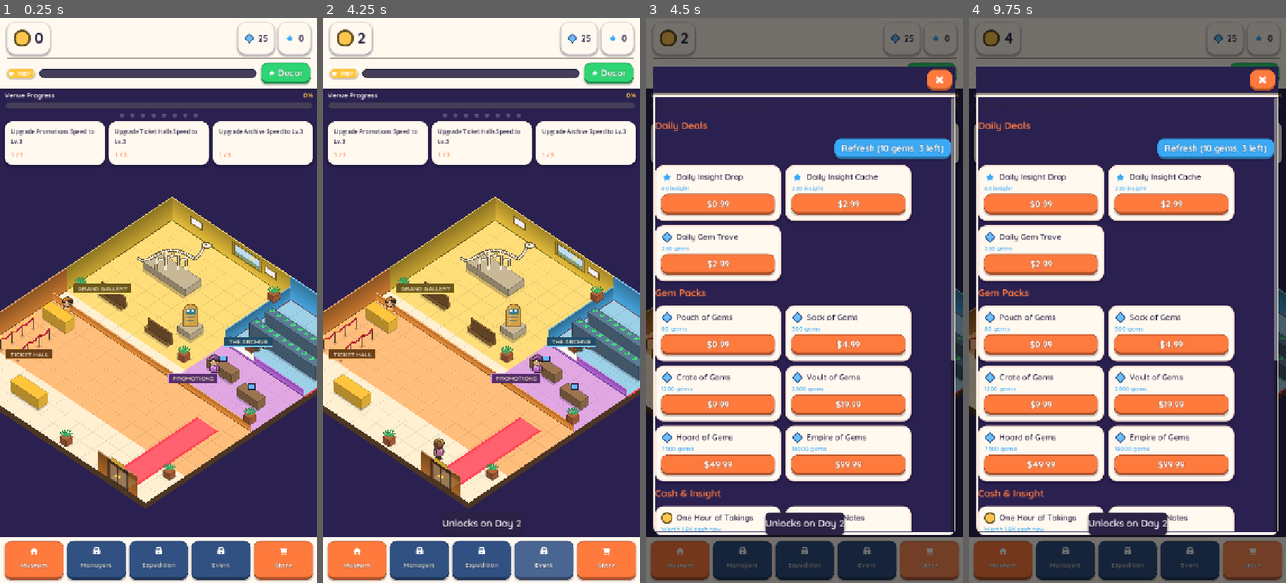
Above: before the commit, frames 1-4 (left to right).
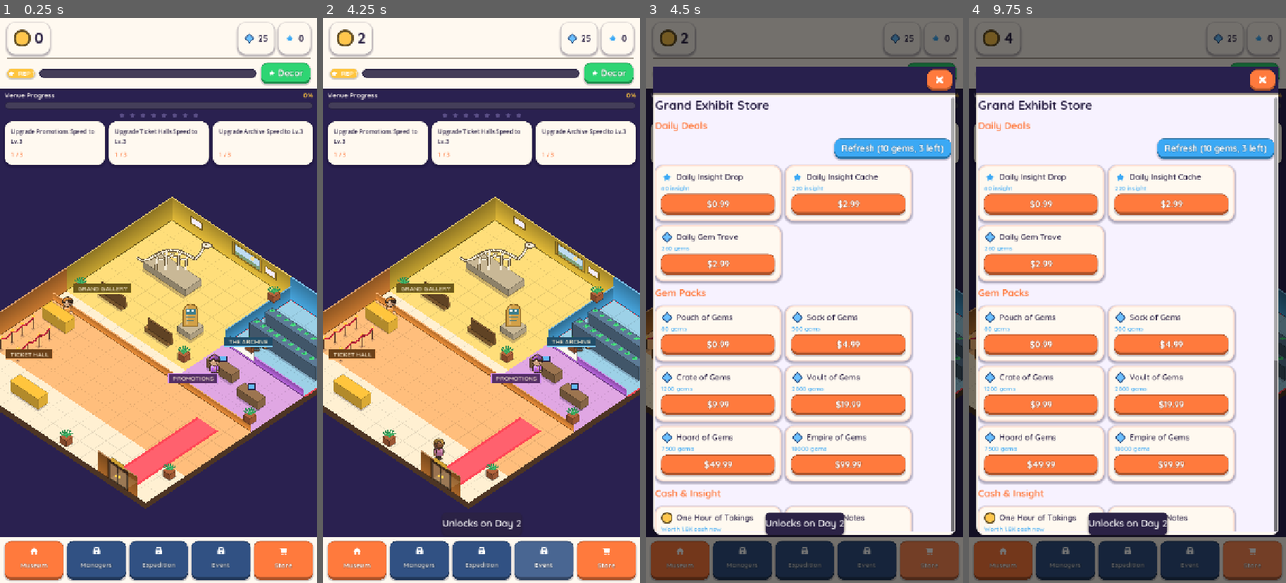
Above: after the commit, the same moments.

Repository: bustillodaniel97-code/grand_exhibit_new
Game: Godot game, scene res://scenes/main.tscn
Two runs of this game, one before a commit and one after it. Both use one fixed random seed, a clock stepped at 60 frames per second and the inputs below.
Inputs (mouse positions are in pixels of both pictures, inside the frame that each line leads up to):
- Up to frame 1 (0.25 s): no input
- Up to frame 2 (4.25 s): click "Decor" at 0.5 s; click "Museum" at 1.25 s; click "Managers" at 2 s; click "Expedition" at 2.75 s; click "Event" at 3.5 s
- Up to frame 3 (4.5 s): click "Store" at 4.25 s
- Up to frame 4 (9.75 s): click (1260, 80) at 5 s; click "Decor" at 5.75 s; click "Museum" at 6.5 s; click "Managers" at 7.25 s; click "Expedition" at 8 s; click "Event" at 8.75 s; click "Store" at 9.5 s

Frames 1-2 are identical in both runs. In frame 3, 33% of the frame differs, in the area x 2-98%, y 14-91%; in frame 4, 33%.

Commit message:
Fix dark-on-dark popup screens; make the shot harness able to drive taps
Every popup screen (store, managers, lootbox, prestige, decor, inspection,
expedition) painted UI.BG as its own page background and then drew INK body text
on it. That was harmless while BG was cream, but the repaint made BG deep indigo
and left all seven screens dark-on-dark — the Inspection Frenzy screen was
effectively unreadable. BG is the app shell behind the world; a popup's page is a
different surface. Added UI.SURFACE for it and repointed all seven.

tools/shot.gd:
- days=N backdates first launch, so day-gated content (Inspection Frenzy) can be
  reached from the harness at all.
- Taps are now staged: open at `warm`, tap at warm+SETTLE, capture at
  warm+2*SETTLE. Firing the tap in the same frame as the open hit a zero-size
  rect, which read as "the button does nothing" when the button was fine.

21/21 suites green on Godot 4.4.1.

Co-Authored-By: Claude Opus 5 (1M context) <noreply@anthropic.com>
Claude-Session: https://claude.ai/code/session_01UyeeKMmwJrbSZ864PzNBJv

Diff:
--- a/scenes/events/expedition_screen.gd
+++ b/scenes/events/expedition_screen.gd
@@ -10,7 +10,9 @@
 
 # Palette from ui_kit; these were private copies of the retired muted scheme.
 const UI := preload("res://scripts/ui/ui_kit.gd")
-const BG := UI.BG
+# This screen is popup CONTENT, so its page is a light surface, not the
+# deep app shell — it draws INK body text directly on it.
+const BG := UI.SURFACE
 const INK := UI.INK
 const PANEL := UI.PANEL
 const ACCENT := UI.ACCENT
--- a/scenes/events/inspection_screen.gd
+++ b/scenes/events/inspection_screen.gd
@@ -9,7 +9,9 @@
 
 # Palette from ui_kit; these were private copies of the retired muted scheme.
 const UI := preload("res://scripts/ui/ui_kit.gd")
-const BG := UI.BG
+# This screen is popup CONTENT, so its page is a light surface, not the
+# deep app shell — it draws INK body text directly on it.
+const BG := UI.SURFACE
 const INK := UI.INK
 const PANEL := UI.PANEL
 const ACCENT := UI.ACCENT
--- a/scenes/managers/lootbox_screen.gd
+++ b/scenes/managers/lootbox_screen.gd
@@ -6,7 +6,9 @@
 const LootboxSystem := preload("res://scripts/managers/lootbox_system.gd")
 const UI := preload("res://scripts/ui/ui_kit.gd")
 
-const BG := UI.BG
+# This screen is popup CONTENT, so its page is a light surface, not the
+# deep app shell — it draws INK body text directly on it.
+const BG := UI.SURFACE
 const INK := UI.INK
 const PANEL := UI.PANEL
 const ACCENT := UI.ACCENT
--- a/scenes/managers/managers_screen.gd
+++ b/scenes/managers/managers_screen.gd
@@ -5,7 +5,9 @@
 const ManagerSystem := preload("res://scripts/managers/manager_system.gd")
 const UI := preload("res://scripts/ui/ui_kit.gd")
 
-const BG := UI.BG
+# This screen is popup CONTENT, so its page is a light surface, not the
+# deep app shell — it draws INK body text directly on it.
+const BG := UI.SURFACE
 const INK := UI.INK
 const PANEL := UI.PANEL
 const ACCENT := UI.ACCENT
--- a/scenes/meta/decor_screen.gd
+++ b/scenes/meta/decor_screen.gd
@@ -6,7 +6,9 @@
 const UI = preload("res://scripts/ui/ui_kit.gd")
 
 # Palette aliases (ui_kit is the single source — SPEC §2).
-const BG := UI.BG
+# This screen is popup CONTENT, so its page is a light surface, not the
+# deep app shell — it draws INK body text directly on it.
+const BG := UI.SURFACE
 const INK := UI.INK
 const PANEL := UI.PANEL
 const ACCENT := UI.ACCENT
--- a/scenes/meta/prestige_screen.gd
+++ b/scenes/meta/prestige_screen.gd
@@ -7,7 +7,9 @@
 const UI = preload("res://scripts/ui/ui_kit.gd")
 
 # Palette aliases (ui_kit is the single source — SPEC §2).
-const BG := UI.BG
+# This screen is popup CONTENT, so its page is a light surface, not the
+# deep app shell — it draws INK body text directly on it.
+const BG := UI.SURFACE
 const INK := UI.INK
 const PANEL := UI.PANEL
 const ACCENT := UI.ACCENT
--- a/scenes/store/store_screen.gd
+++ b/scenes/store/store_screen.gd
@@ -15,7 +15,9 @@
 const UI := preload("res://scripts/ui/ui_kit.gd")
 
 # Palette aliases (ui_kit is the single source — SPEC §2).
-const BG := UI.BG
+# This screen is popup CONTENT, so its page is a light surface, not the
+# deep app shell — it draws INK body text directly on it.
+const BG := UI.SURFACE
 const INK := UI.INK
 const PANEL := UI.PANEL
 const ACCENT := UI.ACCENT
--- a/scripts/ui/ui_kit.gd
+++ b/scripts/ui/ui_kit.gd
@@ -18,6 +18,11 @@
 const INK := Color("#2B2245")       # body text on light cards
 const PANEL := Color("#FFF9F0")     # card surface
 const PANEL_SOFT := Color("#F3ECFF")# secondary surface, faint violet cast
+## Page background INSIDE a popup card. Distinct from BG on purpose: BG is the
+## app shell behind the world and is deep indigo, while a popup's own page must
+## stay light because every screen draws INK-coloured body text on it. Pointing
+## screens at BG made all seven of them dark-on-dark after the repaint.
+const SURFACE := Color("#F7F2FF")
 const ACCENT := Color("#FF7A3D")    # vivid orange — primary action
 const BRASS := Color("#FFC53D")     # bright gold — currency, rewards
 const SAGE := Color("#2ED573")      # vivid green — confirm, income
--- a/tools/shot.gd
+++ b/tools/shot.gd
@@ -13,6 +13,7 @@
 ##   cash=FLOAT      grant cash before warm-up (accepts 1e9 notation)
 ##   gems=INT        grant gems
 ##   levels=INT      buy this many upgrade levels per dept track before warm-up
+##   days=INT        backdate first launch N days, to unlock day-gated features
 ##   open=RES_PATH   open a popup screen after warm-up
 ##   tap=X,Y         click at design-space (720x1280) coords after warm-up
 
@@ -24,6 +25,7 @@
 var _shots: Array = []          # [{t: float, path: String}]
 var _t := 0.0
 var _fired := false
+var _tapped := false
 var _done := false
 var _vp: SubViewport = null
 
@@ -64,6 +66,9 @@
 		gs.add_cash(BigNumber.from_float(float(_args["cash"])))
 	if _args.has("gems"):
 		gs.gems += int(_args["gems"])
+	# Backdate first launch so day-gated features (Inspection Frenzy) unlock.
+	if _args.has("days"):
+		gs.first_launch_unix -= int(_args["days"]) * 86400
 	var lv := int(_args.get("levels", "0"))
 	if lv > 0:
 		var venue: String = gs.current_venue
@@ -81,14 +86,20 @@
 		return true
 	if _t < float(_shots[0]["t"]):
 		return false
-	# Interactions fire once at `warm`, then everything gets SETTLE seconds to
-	# finish animating — popups now open on a tween, so capturing on the next
-	# frame caught them half-transparent.
+	# Three staged beats, because doing them in one frame does not work:
+	#   warm            -> open the popup
+	#   warm + SETTLE   -> deliver the tap (the screen has laid out by now; tapping
+	#                      in the open frame hits a zero-size rect and does nothing)
+	#   warm + 2*SETTLE -> capture (open/close tweens have finished)
 	if not _fired:
 		_fired = true
-		_fire_interactions()
+		_fire_open()
 		for s in _shots:
-			s["t"] = float(s["t"]) + SETTLE
+			s["t"] = float(s["t"]) + SETTLE * 2.0
+		return false
+	if not _tapped and _t >= float(_shots[0]["t"]) - SETTLE:
+		_tapped = true
+		_fire_tap()
 		return false
 	var next: Dictionary = _shots.pop_front()
 	_capture(String(next["path"]))
@@ -98,13 +109,16 @@
 	return false
 
 
-func _fire_interactions() -> void:
+func _fire_open() -> void:
 	var Popups: GDScript = load("res://scripts/ui/popup_manager.gd")
 	if bool(int(_args.get("clear", "1"))):
 		for _i in 4:
 			Popups.close_top()
 	if _args.has("open"):
 		Popups.open(String(_args["open"]), {})
+
+
+func _fire_tap() -> void:
 	if _args.has("tap"):
 		var xy: PackedStringArray = String(_args["tap"]).split(",")
 		if xy.size() == 2:
